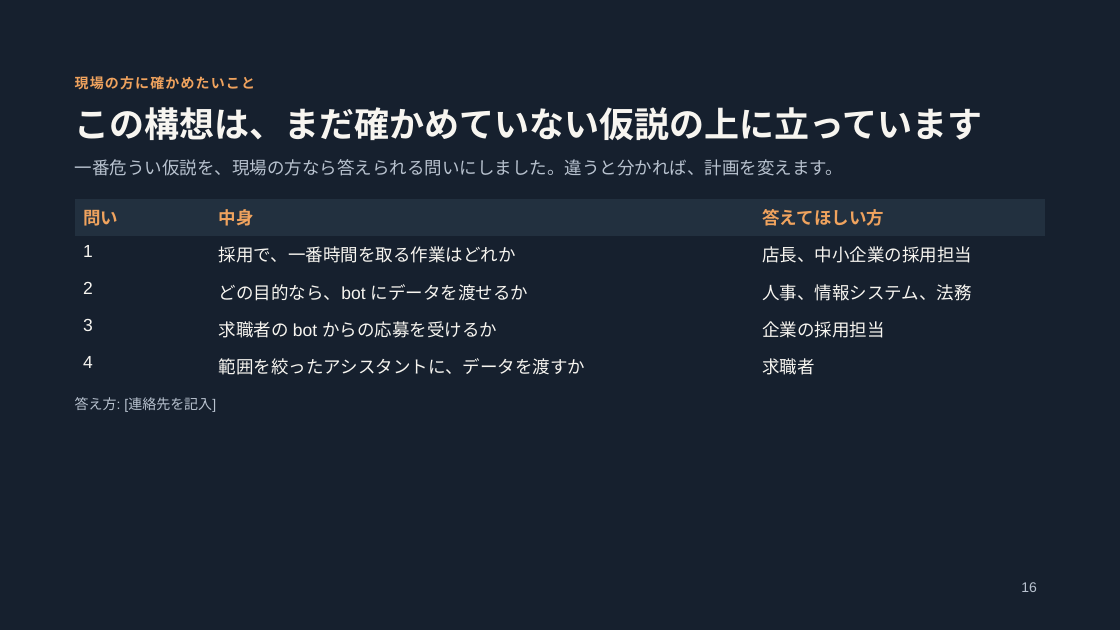
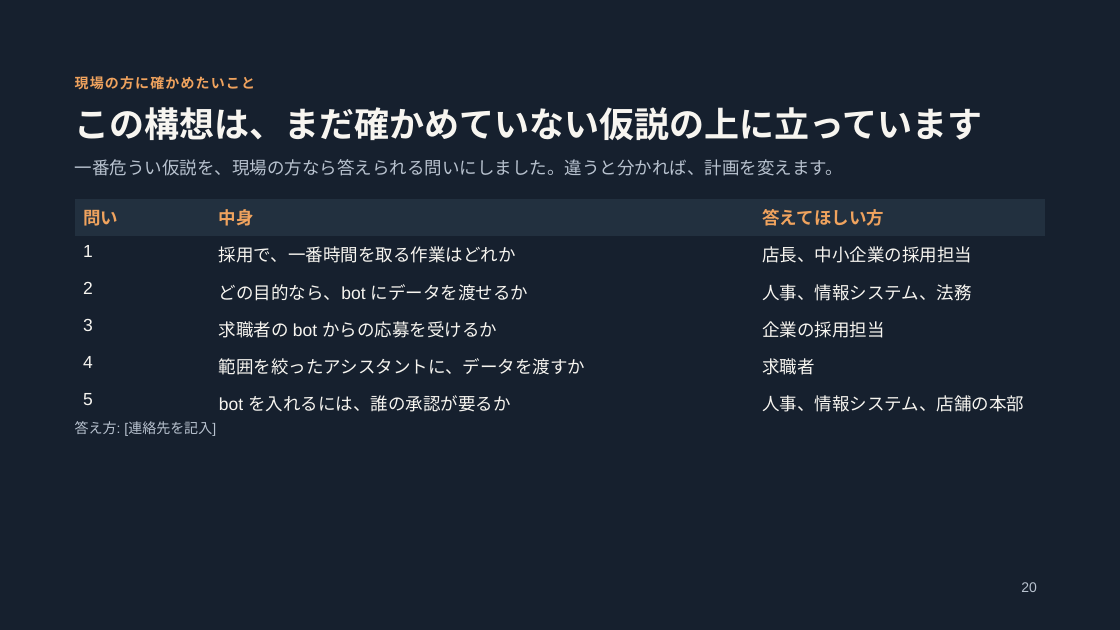
Before and after one commit to jyoka/hiring-os, a slide deck: slide 20 of docs/pitch/pitch.pptx (slide 16 before the commit). Drawn at 1120x630 pixels with LibreOffice and Linux fonts; fonts in the diff are those of the drawing. Boxes give left, top, right and bottom in pixels: in the first picture for what was removed or moved away, otherwise in the second. Text is boxed around its words. In the diff, an @@ line names an element or a change of style, - is before the commit and + after.

```diff
--- a/docs/pitch/pitch.pptx
+++ b/docs/pitch/pitch.pptx
@@ table at (x1=75, y1=199, x2=1046, y2=416) @@
+row 6: 5 | bot を入れるには、誰の承認が要るか | 人事、情報システム、店舗の本部
@@ text "答え方: [連絡先を記入]" moved from (x1=75, y1=397, x2=216, y2=412) to (x1=75, y1=421, x2=216, y2=436) @@
@@ page number at (x1=1021, y1=582, x2=1037, y2=592): text changed @@
-16
+20
```
Also in this commit, not shown: 11 other slides changed, 6 slides added, 3 other files.
